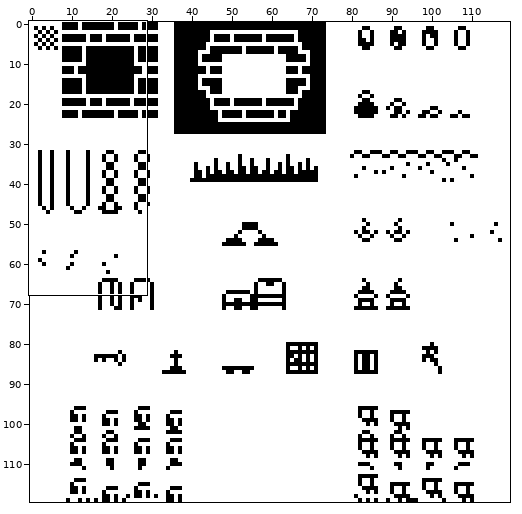
Sprite sheet: assets/images/dungeon-inv-table-8-8.png. The picture above shows the old version from afar; the outline marks the close-up.
Close-up. Earlier state:
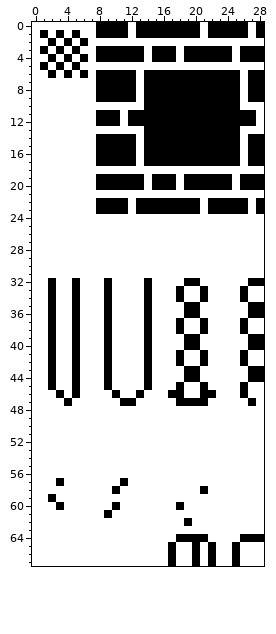
The file is 120x120 pixels. Shown: x 0..28, y 0..67. The commit also changed other parts of the picture, which this record leaves out.
The same view after the edit:
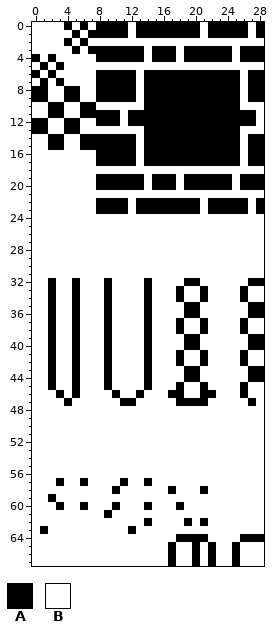
Palette (. is transparent): A #000000  B #ffffff
Diff:
y 0: x 4 B -> A; x 6 B -> A
y 1: x 1 A -> B; x 3 A -> B; x 7 B -> A
y 2: x 2 A -> B
y 3: x 1 A -> B; x 3 A -> B; x 7 B -> A
y 4: x 0 B -> A; x 4 A -> B; x 6 A -> B
y 5: x 5 A -> B
y 6: x 0 B -> A; x 4 A -> B; x 6 A -> B
y 7: x 1 B -> A; x 3 B -> A
y 8..9: x 0..1 BB -> AA; x 4..5 BB -> AA
y 10..11: x 2..3 BB -> AA; x 6..7 BB -> AA
y 12..13: x 0..1 BB -> AA; x 4..5 BB -> AA
y 14..15: x 2..3 BB -> AA; x 6..7 BB -> AA
y 57: x 6 B -> A; x 14 B -> A
y 58: x 17 B -> A
y 60: x 6 B -> A; x 14 B -> A
y 62: x 14 B -> A; x 21 B -> A
y 63: x 1 B -> A; x 12 B -> A
Where, in picture pixels (left, top, right, bottom), the same in both close-ups:
changed: (32, 22, 96, 150)
changed: (80, 478, 88, 510)
changed: (128, 478, 176, 534)
changed: (200, 518, 208, 526)
changed: (40, 526, 48, 534)
